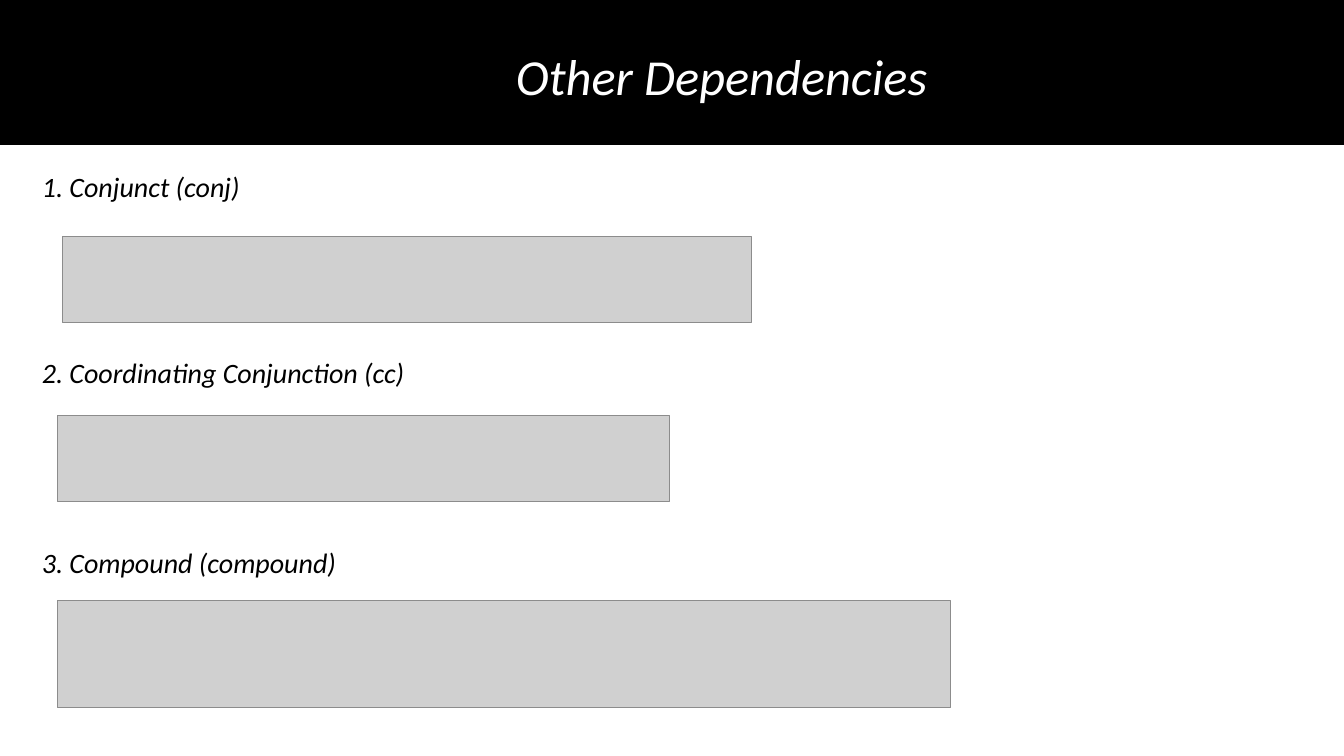
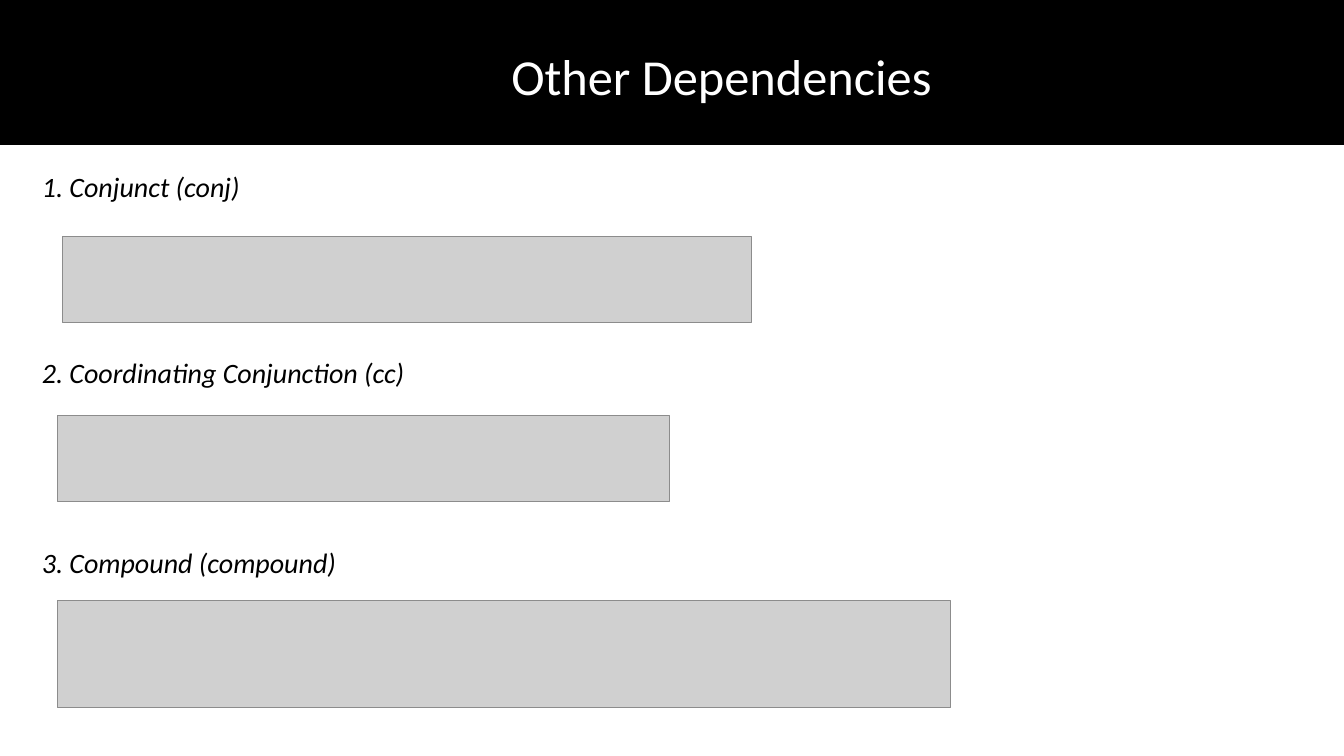
Before and after one commit to DhruvaPendharkar/thesis-project, a slide deck: slide 34 of Notes/ThesisPresentation.pptx. Drawn at 1344x756 pixels with LibreOffice and Linux fonts; fonts in the diff are those of the drawing; grey boxes stand for pictures. Boxes give left, top, right and bottom in pixels: in the first picture for what was removed or moved away, otherwise in the second. Text is boxed around its words. In the diff, an @@ line names an element or a change of style, - is before the commit and + after.

```diff
--- a/Notes/ThesisPresentation.pptx
+++ b/Notes/ThesisPresentation.pptx
@@ text "Other Dependencies" at <box>511,60,932,103</box>: italic off @@
```
Also in this commit, not shown: 10 other slides changed, 14 slides added.
